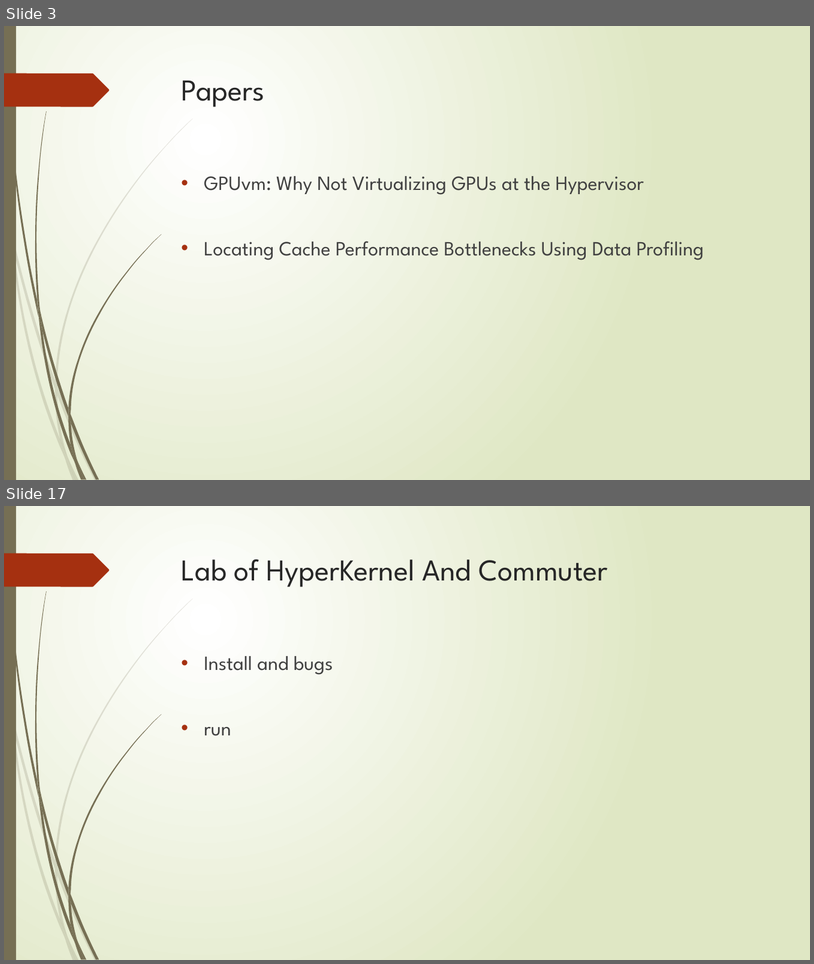
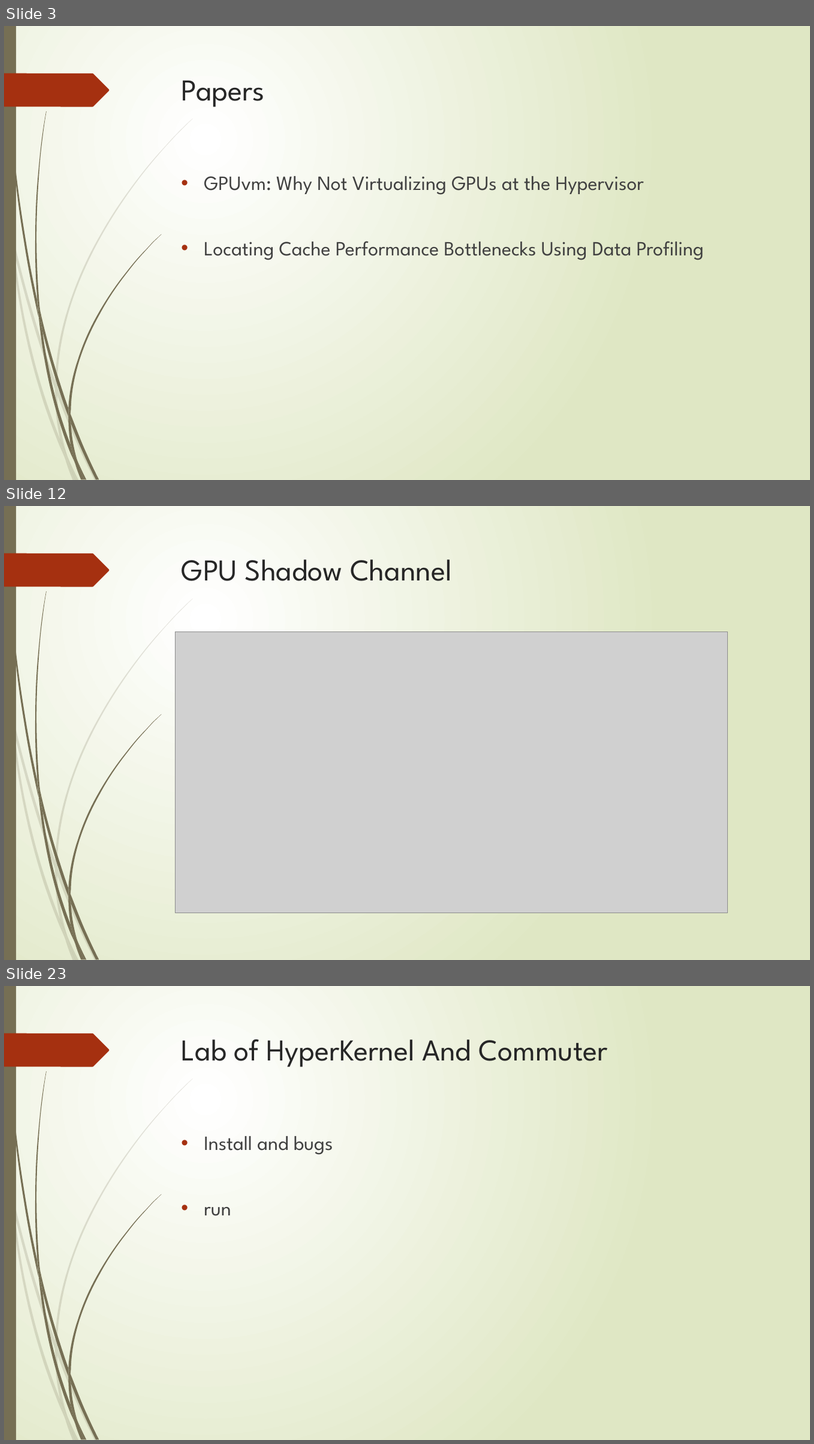
Before and after one commit to GLjun/OS_gaowei, a slide deck: 高伟.pptx. Shown one above the other, each under a label of ours: slides 3 and 17 before the commit, slides 3, 12 and 23 after it; the slides between them are not shown. The pictures are 814x964 and 814x1444 pixels, drawn with LibreOffice and Linux fonts; fonts in the diff are those of the drawing; grey boxes stand for pictures. Boxes give left, top, right and bottom in pixels: in the first picture for what was removed or moved away, otherwise in the second. Text is boxed around its words. In the diff, an @@ line names an element or a change of style, - is before the commit and + after.

```diff
--- a/高伟.pptx
+++ b/高伟.pptx
@@ slide 12 added at [4, 506, 810, 960], background gradient #FFFFFF to #DFE8C4; not listed: 24 template elements that a slide beside it also shows @@
@@ title added at [182, 559, 452, 581], 36 pt, text #262626 @@
+GPU Shadow Channel
@@ picture added at [175, 631, 728, 913] @@
@@ what was slide 17 is now slide 23 @@
```
Also in this commit, not shown: 15 slides changed, 9 other slides added, 3 slides removed.
